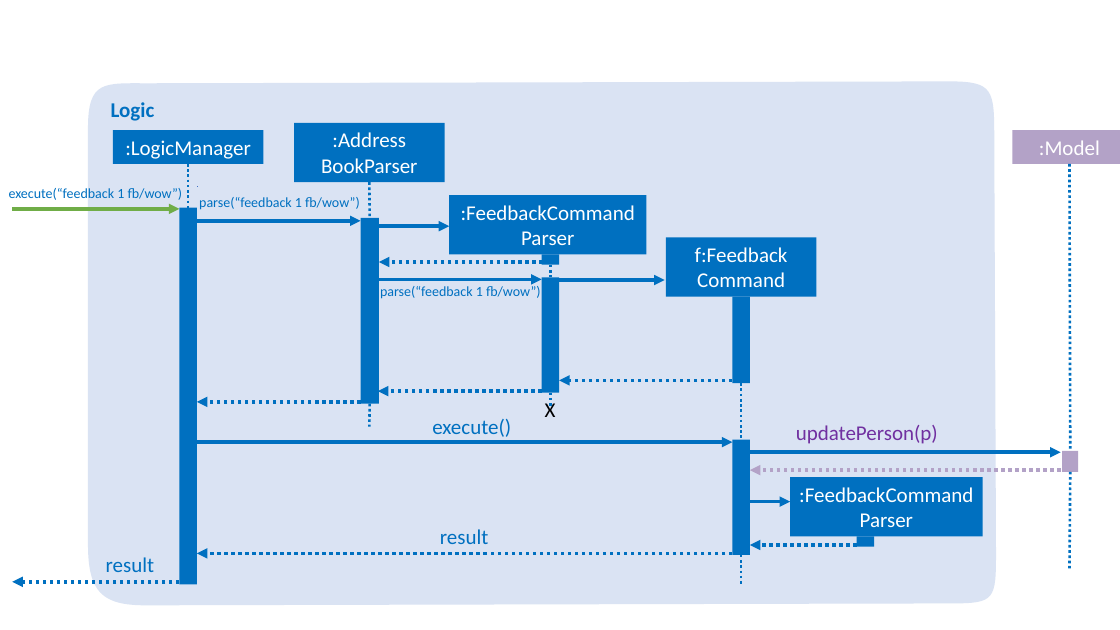
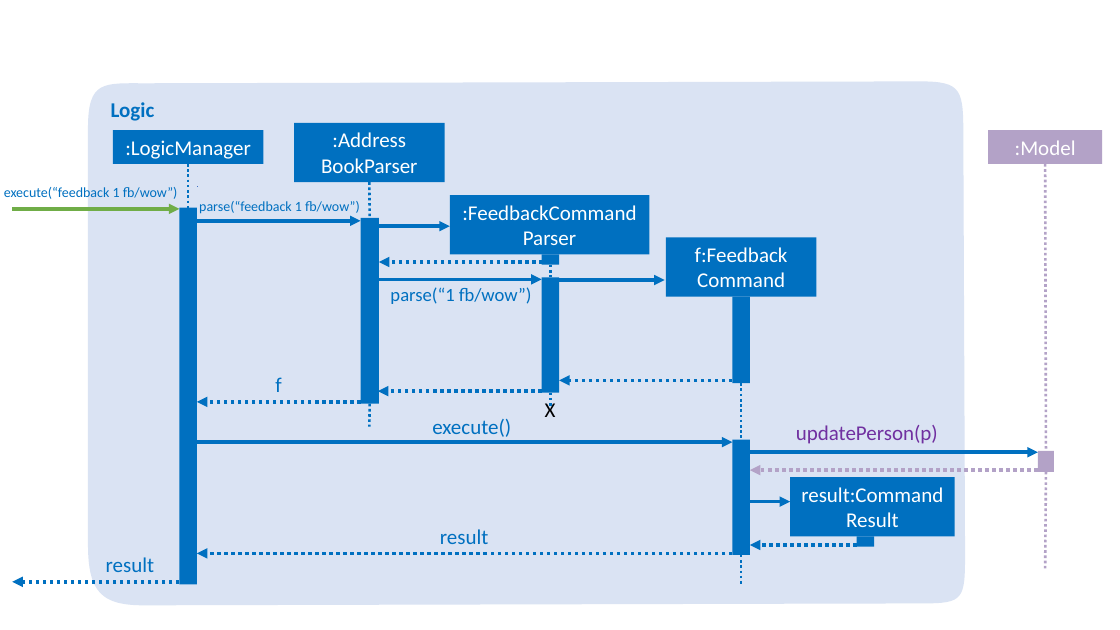
Before and after one commit to sa229/main, a slide deck: slide 1 of docs/diagrams/FeedbackSequenceDiagram.pptx. Drawn at 1120x630 pixels with LibreOffice and Linux fonts; fonts in the diff are those of the drawing. Boxes give left, top, right and bottom in pixels: in the first picture for what was removed or moved away, otherwise in the second. Text is boxed around its words. In the diff, an @@ line names an element or a change of style, - is before the commit and + after.

Commit message:
Update Feedback Command Sequence Diagram

```diff
--- a/docs/diagrams/FeedbackSequenceDiagram.pptx
+++ b/docs/diagrams/FeedbackSequenceDiagram.pptx
@@ freeform shape: place and size @@
-freeform shape at (88, 82, 996, 606)
+freeform shape at (88, 82, 965, 606)
@@ line (1045, 164) - (1046, 451): stroke #0070C0 2.25 pt dashed to #B3A2C7 2.25 pt dashed @@
@@ text "execute(“feedback 1 fb/wow”)": place and size @@
-text "execute(“feedback 1 fb/wow”)" at (9, 188, 183, 200)
+text "execute(“feedback 1 fb/wow”)" at (4, 187, 178, 199)
@@ text "parse(“feedback 1 fb/wow”)": place and size @@
-text "parse(“feedback 1 fb/wow”)" at (199, 197, 360, 210)
+text "parse(“feedback 1 fb/wow”)" at (199, 201, 360, 214)
@@ text at (390, 287, 532, 304): text changed; size 12 to 16 pt @@
-parse(“feedback 1 fb/wow”)
+parse(“1 fb/wow”)
@@ text added at (275, 377, 281, 392), 18 pt, text #0070C0 @@
+f
@@ arrow moved from (749, 452) - (1061, 452) to (741, 452) - (1038, 452) @@
@@ arrow moved from (1061, 471) - (750, 471) to (1038, 471) - (750, 471) @@
@@ rectangle removed at (791, 477, 983, 537) @@
-:FeedbackCommand
-Parser
@@ rectangle added at (791, 477, 955, 537), fill #0070C0, 18 pt, text #FFFFFF @@
+result:CommandResult
@@ 2 rectangles, 2 lines: place and size @@
-2 rectangles, 2 lines at (1012, 130, 1120, 570)
+2 rectangles, 2 lines at (988, 130, 1102, 570)
@@ line (1046, 472) - (1045, 570): stroke #0070C0 2.25 pt dashed to #B3A2C7 2.25 pt dashed @@
```
Also in this commit, not shown: 1 slide added, 1 other file.
